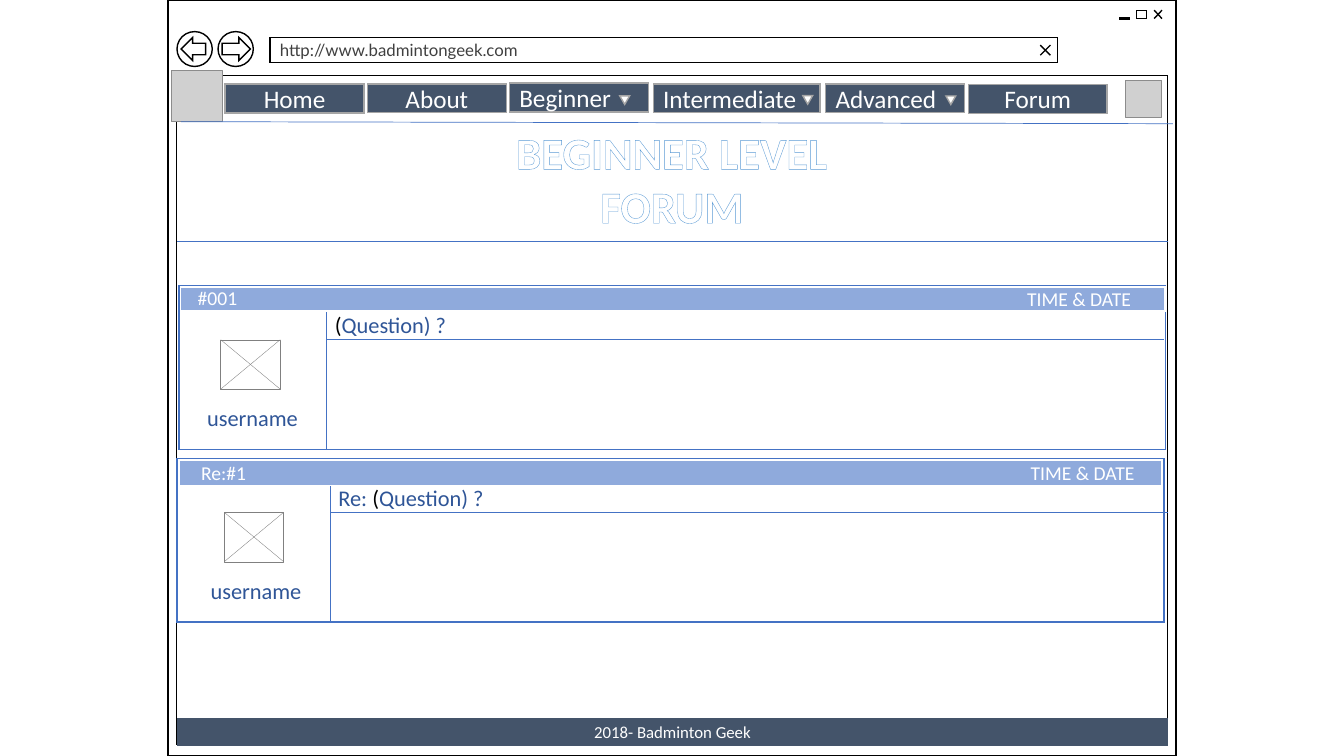
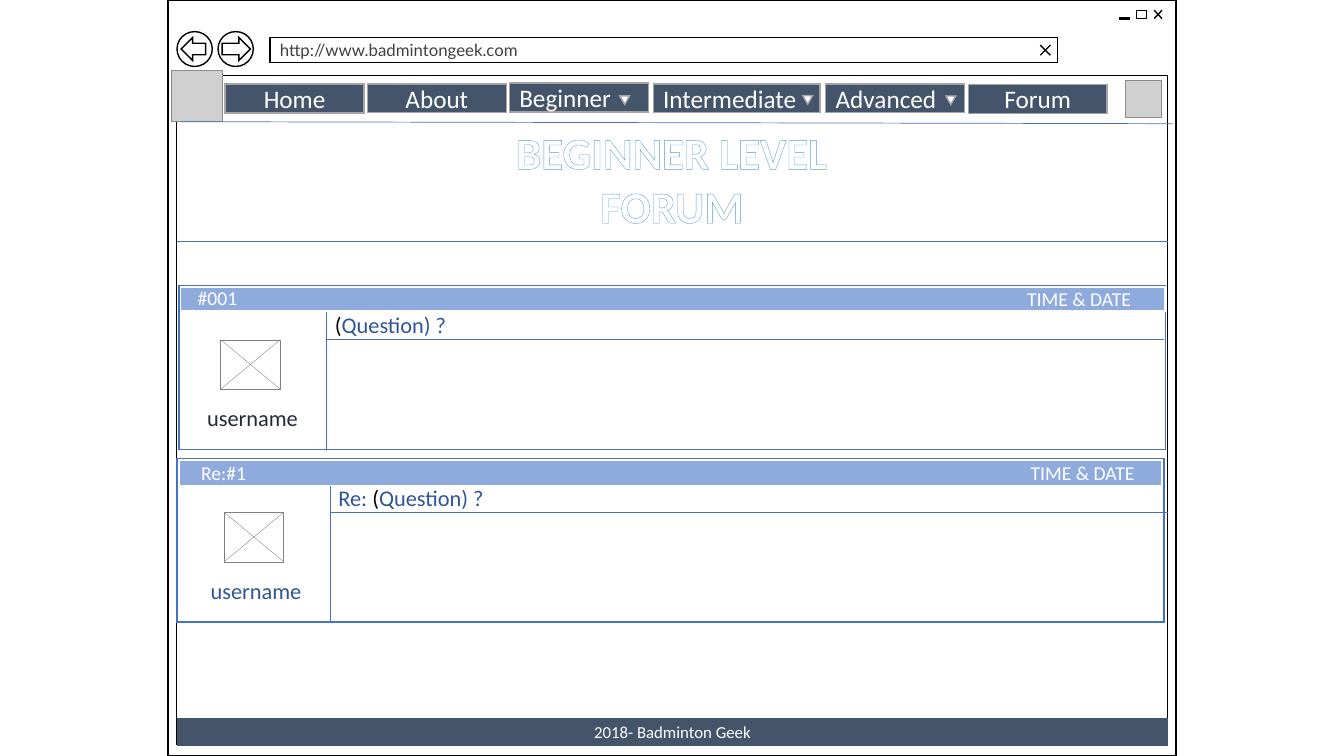
Before and after one commit to sniffymon/htmltest, a slide deck: slide 7 of Documentation/storyboarding.pptx. Drawn at 1344x756 pixels with LibreOffice and Linux fonts; fonts in the diff are those of the drawing; grey boxes stand for pictures; background and template pictures are left out. Boxes give left, top, right and bottom in pixels: in the first picture for what was removed or moved away, otherwise in the second. Text is boxed around its words. In the diff, an @@ line names an element or a change of style, - is before the commit and + after.

```diff
--- a/Documentation/storyboarding.pptx
+++ b/Documentation/storyboarding.pptx
@@ text "username" at (x1=207, y1=415, x2=298, y2=426): text colour #2F5597 to #222A35 @@
```
Also in this commit, not shown: 2 other slides changed.
